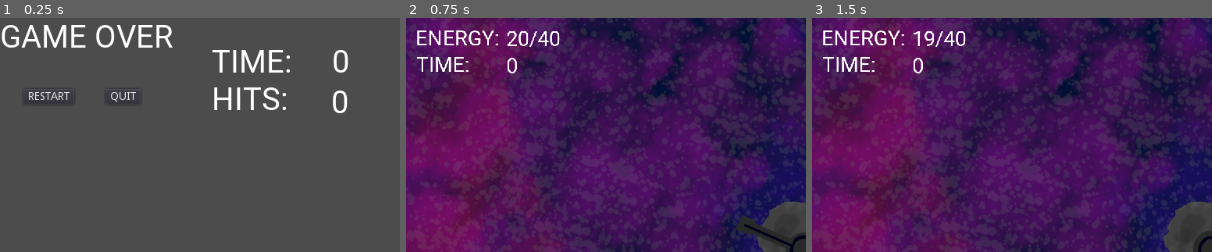
Above: before the commit, frames 1-3 (left to right).
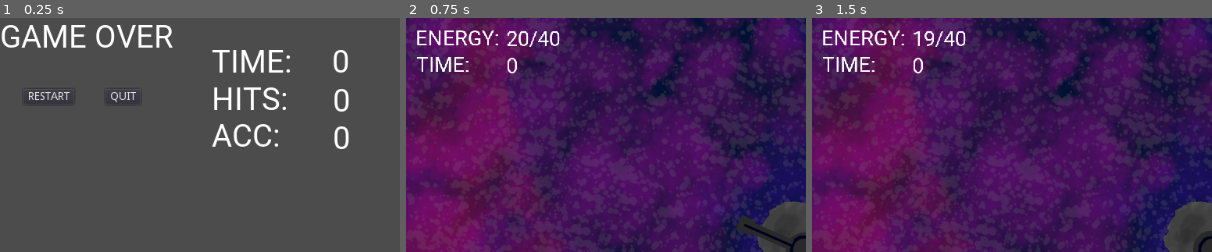
Above: after the commit, the same moments.

Repository: Aroweeri/star_shooter
Game: Godot game, scene res://game_over.tscn
Two runs of this game, one before a commit and one after it. Both use one fixed random seed, a clock stepped at 60 frames per second and the inputs below. This scene is started directly instead of the project's main scene.
Inputs (mouse positions are % of the whole screen's width and height, from its top left):
- Up to frame 1 (0.25 s): no input
- Up to frame 2 (0.75 s): click "RESTART" at 0.5 s
- Up to frame 3 (1.5 s): tap Enter at 1.25 s; move the mouse to (72, 45) at 1.27 s; click (72, 45) at 1.42 s
The pictures show only the part of the screen within x 0-50%, y 0-50%; the shares and areas given below are measured in that part.

The runs differ from the first frame. In frame 1, 1.0% of the frame differs, in the area x 53-88%, y 30-56%; in frame 2, nothing differs; in frame 3, nothing differs.
Error in both runs: Invalid call. Nonexistent 'int' constructor. (res://game_over.gd:9)

Commit message:
Add accuracy level at game over screen.

Diff:
--- a/star_shooter/game_over.gd
+++ b/star_shooter/game_over.gd
@@ -8,6 +8,7 @@
 func _ready():
 	$time.text = str(int(global.time))
 	$hits.text = str(int(global.hits))
+	$accuracy.text = str(global.accuracy) + "%"
 	pass # Replace with function body.
 
 # Called every frame. 'delta' is the elapsed time since the previous frame.
--- a/star_shooter/game_over.tscn
+++ b/star_shooter/game_over.tscn
@@ -28,6 +28,14 @@
 custom_fonts/font = SubResource( 1 )
 text = "TIME:"
 
+[node name="accuracyLabel" type="Label" parent="."]
+margin_left = 270.537
+margin_top = 127.477
+margin_right = 396.537
+margin_bottom = 175.477
+custom_fonts/font = SubResource( 1 )
+text = "ACC:"
+
 [node name="hitsLabel" type="Label" parent="."]
 margin_left = 270.696
 margin_top = 80.4941
@@ -44,11 +52,19 @@
 custom_fonts/font = SubResource( 1 )
 text = "0"
 
+[node name="accuracy" type="Label" parent="."]
+margin_left = 426.041
+margin_top = 130.049
+margin_right = 552.041
+margin_bottom = 178.049
+custom_fonts/font = SubResource( 1 )
+text = "0"
+
 [node name="hits" type="Label" parent="."]
-margin_left = 424.486
-margin_top = 83.9858
-margin_right = 550.486
-margin_bottom = 131.986
+margin_left = 426.201
+margin_top = 82.2711
+margin_right = 552.201
+margin_bottom = 130.271
 custom_fonts/font = SubResource( 1 )
 text = "0"
 
--- a/star_shooter/global.gd
+++ b/star_shooter/global.gd
@@ -10,6 +10,7 @@
 
 var hits
 var time
+var accuracy
 
 # Called every frame. 'delta' is the elapsed time since the previous frame.
 #func _process(delta):
--- a/star_shooter/world.gd
+++ b/star_shooter/world.gd
@@ -20,6 +20,7 @@
 
 func _removeEnergy():
 	energy-=1
+	bulletsShot+=1
 
 var starTimer = 0
 var energyTimer = 0
@@ -29,6 +30,7 @@
 var difficulty = 1
 var hits = 0
 var maxEnergy = 40
+var bulletsShot = 0
 
 # Called every frame. 'delta' is the elapsed time since the previous frame.
 #func _process(delta):
@@ -45,6 +47,7 @@
 	if(energy == 0):
 		global.time = time
 		global.hits = hits
+		global.accuracy = stepify(float(hits)/float(bulletsShot)*100, 0.01)
 		get_tree().change_scene("res://game_over.tscn")
 		var root = get_tree().get_root()
 		var level = root.get_node("world")
